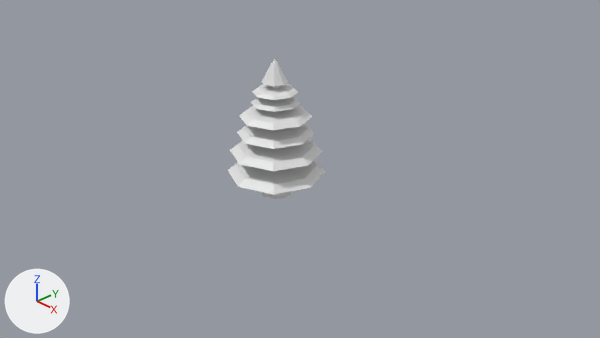
An edit to the Blender file Assets/Models/tree.blend, drawn before and after from the same camera.
Camera for both pictures: the file's camera 'Camera'. Every picture has the same lights, and +X, +Y and +Z are marked at lower left.
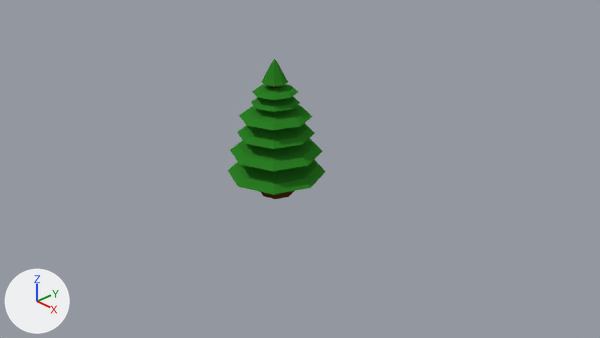
Commit message: Give trees pretty colours

Pixel boxes (x1, y1, x2, y2) of what changed, in the pictures (600 x 338 px):
part 1 of me_circle, recoloured (white to green)
    both: (228, 59, 326, 195)
part 2 of me_circle, recoloured
    both: (261, 191, 294, 199)

Diff of the bpy script that builds the scene:
```diff
--- a/Assets/Models/tree.blend.py
+++ b/Assets/Models/tree.blend.py
@@ mat_material_002 @@
+mat_material_002 = diffuse_material('Material.002')
+mat_material_002.base_color = (0.0927, 0.0339, 0.00521)  # brown #563410
@@ mat_material_001 @@
+mat_material_001 = diffuse_material('Material.001')
+mat_material_001.base_color = (0.0259, 0.217, 0.019)  # green #2d8026
@@ me_circle @@
 me_circle.from_pydata(...)  # 207 vertices, 201 faces; spans x -0.83..0.83, y -0.83..0.83, z 0.0..2.34
 # used by ob_circle; location = (0.0, 0.0, 0.0)
+# me_circle part 1: 175 of the faces centred in x -0.65..0.65, y -0.65..0.65, z 0.38..2.29 switch from no material to mat_material_001 (green #2d8026)
+# me_circle part 2: all 9 faces centred in x -0.2..0.2, y -0.2..0.2, z 0.0..0.06 switch from no material to mat_material_002 (brown #563410)
```
